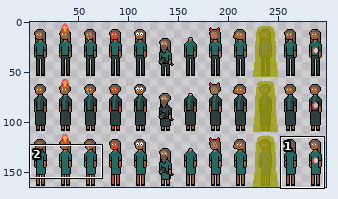
Sprite sheet, stored at assets/female.png. Above, an overview of the earlier version with the close-up marked.
Close-up. Before:
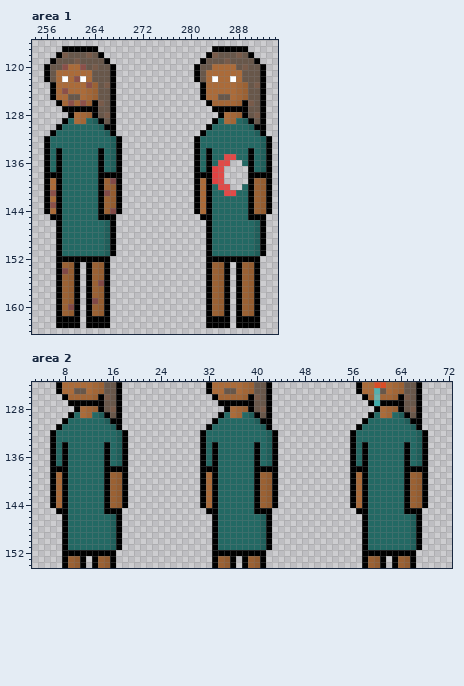
The file is 300x165 pixels. Colours within 5 levels of each other are drawn and written as one. Shown: area 1: x 254..294, y 116..164; area 2: x 3..72, y 124..154. The wide view leaves out empty margins. The commit also changed other parts of the picture, which this record leaves out.
And afterwards:
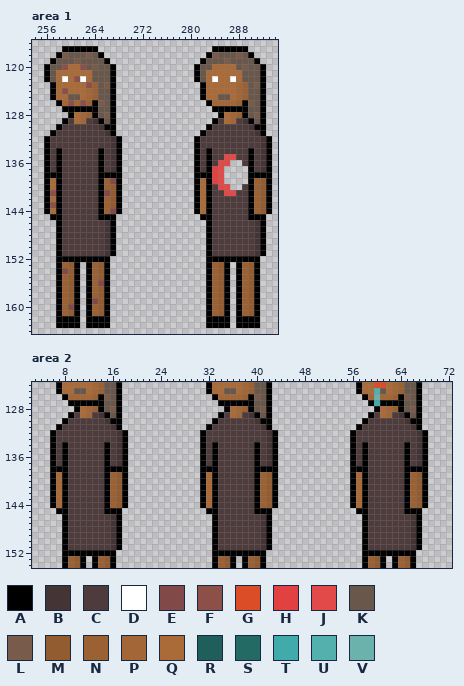
Palette (. is transparent): A #000000  B #453435  C #4e3b3c  D #ffffff  E #814947  F #8c5049  G #da4d27  H #e14141  J #e14a48  K #68574a  L #785b4a  M #935c30  N #9b6133  P #a36636  Q #ab6b39  R #1f5e5a  S #236964  T #40abaa  U #53b0ad  V #6ab2ab
From old to new:
Area 1:
y 129: x 260 S -> C; x 263..264 SR -> CB; x 285 S -> C; x 288..289 SR -> CB
y 130: x 259..265 SSSSSSR -> CCCCCCB; x 284..290 SSSSSSR -> CCCCCCB
y 131: x 258..266 SSSSSSSSR -> CCCCCCCCB; x 283..291 SSSSSSSSR -> CCCCCCCCB
y 132..133: x 257..267 SSSSSSSSSSR -> CCCCCCCCCCB; x 282..292 SSSSSSSSSSR -> CCCCCCCCCCB
y 134: x 257 S -> C; x 259..264 SSSSSS -> CCCCCC; x 266..267 SR -> CB; x 282 S -> C; x 284..289 SSSSSS -> CCCCCC; x 291..292 SR -> CB
y 135: x 257 S -> C; x 259..264 SSSSSS -> CCCCCC; x 266..267 SR -> CB; x 282 S -> C; x 284..285 SS -> CC; x 288..289 SS -> CC; x 291..292 SR -> CB
y 136: x 257 S -> C; x 259..264 SSSSSS -> CCCCCC; x 266..267 SR -> CB; x 282 S -> C; x 284 S -> C; x 289 S -> C; x 291..292 SR -> CB
y 137: x 257 S -> C; x 259..264 SSSSSS -> CCCCCC; x 266..267 SR -> CB; x 282 S -> C; x 291..292 SR -> CB
y 138..139: x 259..264 SSSSSS -> CCCCCC
y 140: x 259..264 SSSSSS -> CCCCCC; x 284 S -> C; x 289 S -> C
y 141: x 259..264 SSSSSS -> CCCCCC; x 284..285 SS -> CC; x 288..289 SS -> CC
y 142..145: x 259..264 SSSSSS -> CCCCCC; x 284..289 SSSSSS -> CCCCCC
y 146..151: x 259..266 SSSSSSSR -> CCCCCCCB; x 284..291 SSSSSSSR -> CCCCCCCB
Area 2:
y 129: x 10 S -> C; x 13..14 SR -> CB; x 35 S -> C; x 38..39 SR -> CB; x 60 S -> C; x 63..64 SR -> CB
y 130: x 9..15 SSSSSSR -> CCCCCCB; x 34..40 SSSSSSR -> CCCCCCB; x 59..65 SSSSSSR -> CCCCCCB
y 131: x 8..16 SSSSSSSSR -> CCCCCCCCB; x 33..41 SSSSSSSSR -> CCCCCCCCB; x 58..66 SSSSSSSSR -> CCCCCCCCB
y 132..133: x 7..17 SSSSSSSSSSR -> CCCCCCCCCCB; x 32..42 SSSSSSSSSSR -> CCCCCCCCCCB; x 57..67 SSSSSSSSSSR -> CCCCCCCCCCB
y 134..137: x 7 S -> C; x 9..14 SSSSSS -> CCCCCC; x 16..17 SR -> CB; x 32 S -> C; x 34..39 SSSSSS -> CCCCCC; x 41..42 SR -> CB; x 57 S -> C; x 59..64 SSSSSS -> CCCCCC; x 66..67 SR -> CB
y 138..145: x 9..14 SSSSSS -> CCCCCC; x 34..39 SSSSSS -> CCCCCC; x 59..64 SSSSSS -> CCCCCC
y 146..151: x 9..16 SSSSSSSR -> CCCCCCCB; x 34..41 SSSSSSSR -> CCCCCCCB; x 59..66 SSSSSSSR -> CCCCCCCB
Changed places in both close-ups, as pixel boxes (x1, y1, x2, y2):
changed: (50, 118, 116, 256)
changed: (200, 118, 266, 256)
changed: (56, 412, 122, 550)
changed: (206, 412, 272, 550)
changed: (356, 412, 422, 550)
